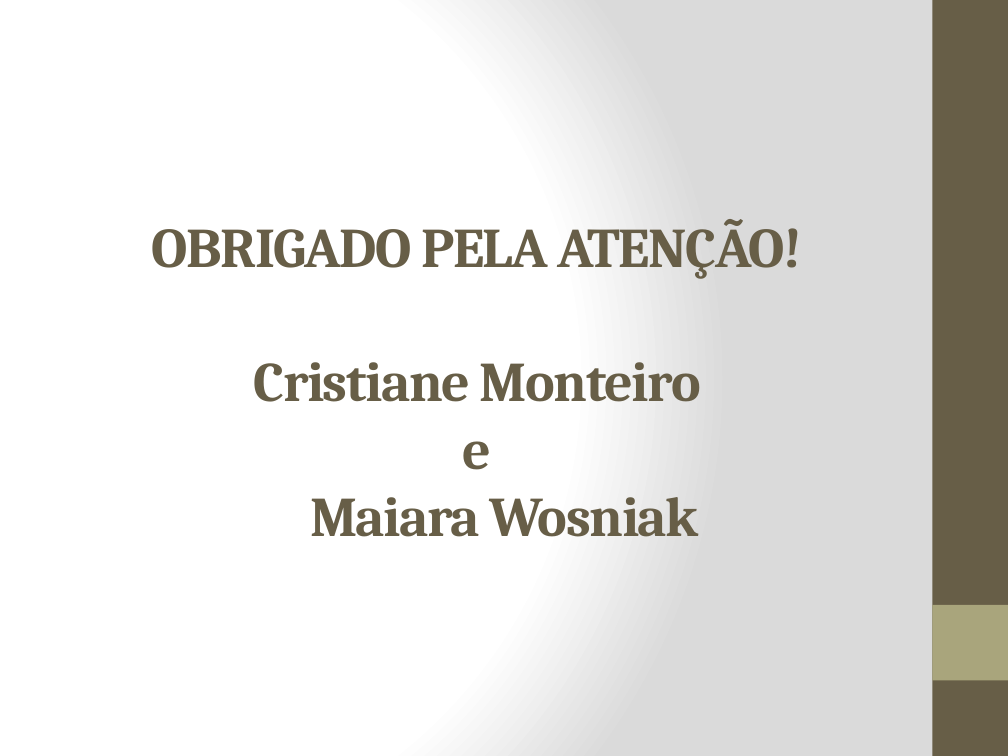
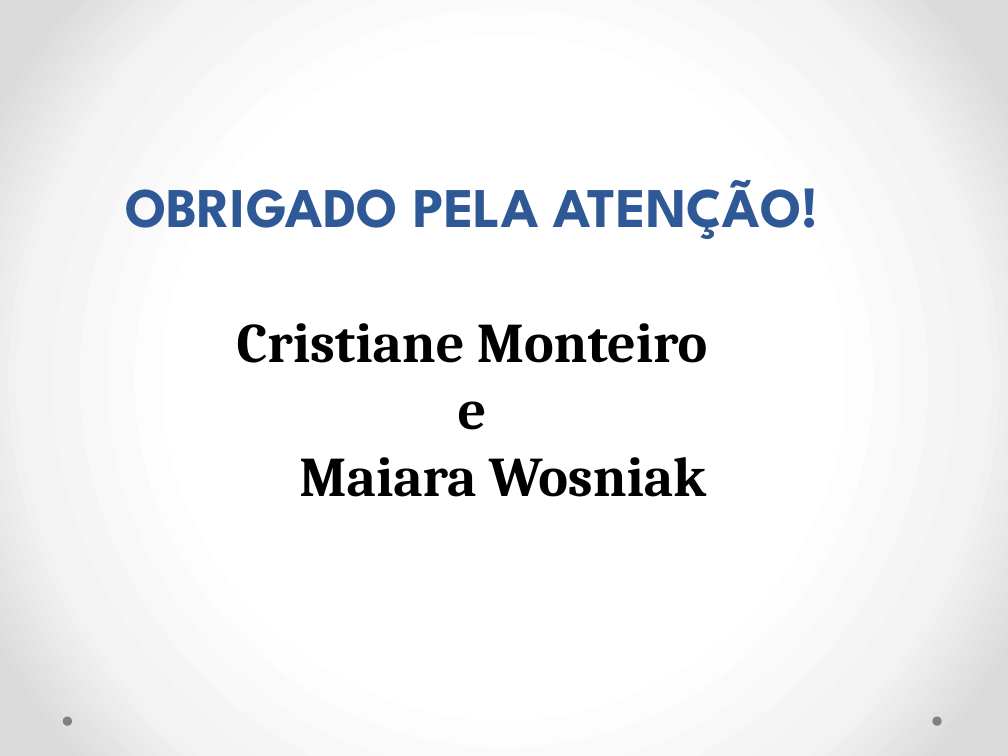
Before and after one commit to ProjetoAC/Maiara-UltraFest, a slide deck: slide 5 of Slides do curso Aprender e Crescer.pptx (slide 8 before the commit). Drawn at 1008x756 pixels with LibreOffice and Linux fonts; fonts in the diff are those of the drawing. Boxes give left, top, right and bottom in pixels: in the first picture for what was removed or moved away, otherwise in the second. Text is boxed around its words. In the diff, an @@ line names an element or a change of style, - is before the commit and + after.

```diff
--- a/Slides do curso Aprender e Crescer.pptx
+++ b/Slides do curso Aprender e Crescer.pptx
@@ background gradient #FFFFFF to #DADADA to gradient #FFFFFF to #F4F4F4 to #DADADA @@
@@ rectangle removed at (932,0,1008,756) @@
@@ title "OBRIGADO PELA ATENÇÃO! Cristiane Monteiro ...": place and size @@
-title "OBRIGADO PELA ATENÇÃO! Cristiane Monteiro ..." at (152,219,802,537)
+title "OBRIGADO PELA ATENÇÃO! Cristiane Monteiro ..." at (125,180,819,497)
@@ title "OBRIGADO PELA ATENÇÃO! Cristiane Monteiro ..." at (125,180,819,497): font Cambria to League Spartan, text colour #675E47 to #2F5897 in "OBRIGADO PELA ATENÇÃO!"; text colour #675E47 to #000000 in "Cristiane Monteiro e Maiara Wosniak"; letter spacing -1 to 0 pt @@
@@ rectangle removed at (932,605,1008,680) @@
@@ ellipse added at (62,717,72,726), fill #808080 @@
@@ ellipse added at (932,717,941,726), fill #808080 @@
```
Also in this commit, not shown: 3 other slides changed, 1 slide added, 4 slides removed.
